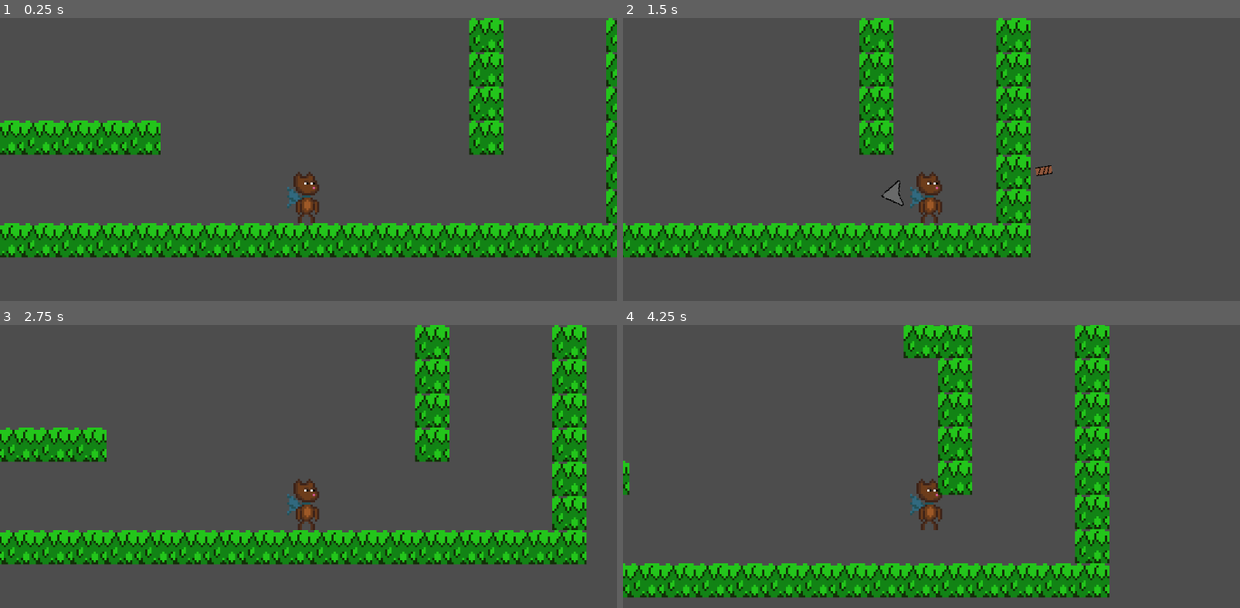
Above: before the commit, frames 1-4 (two rows, left to right).
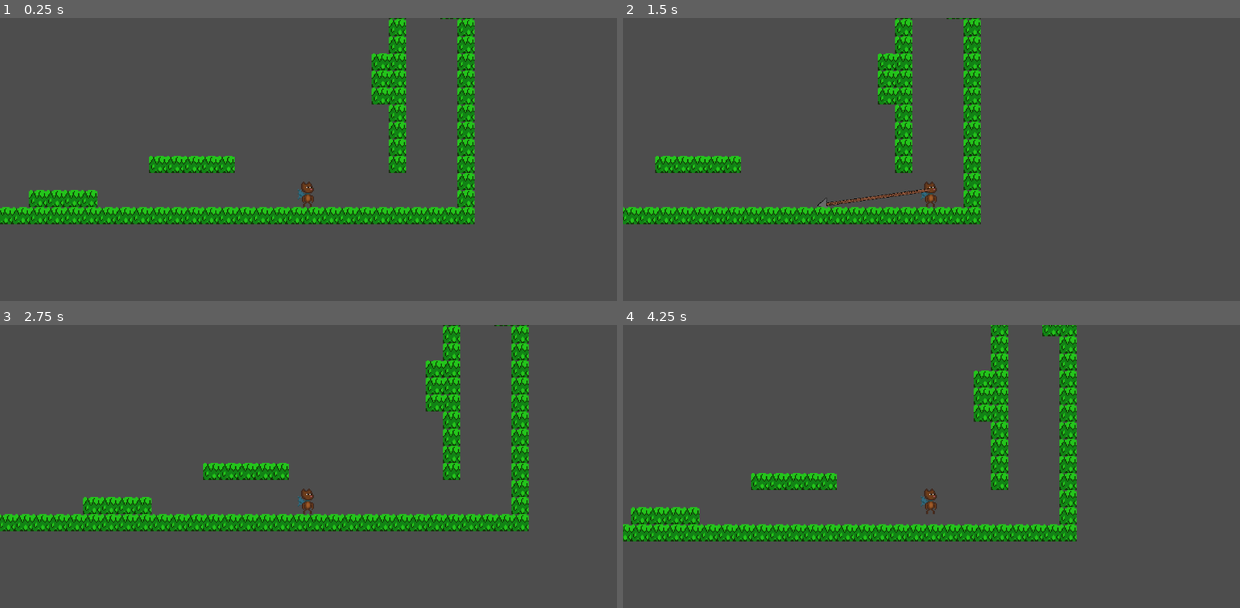
Above: after the commit, the same moments.

Repository: MichaelPherry/CapedSquirrel
Game: Godot game, scene res://scenes/testWorld.tscn
The game is run twice, just before and just after one commit, with the same random seed, the same clock (stepped at 60 frames per second) and the same inputs.
Inputs (mouse positions are in pixels of both pictures, inside the frame that each line leads up to):
- Up to frame 1 (0.25 s): no input
- Up to frame 2 (1.5 s): tap Enter (ui_accept) at 0.5, 0.77 s; move the mouse to (1067, 173) at 0.52 s; hold Right (ui_right) 0.53-1.25 s; tap Shift (shift_key) at 0.6 s; click (1067, 173) at 0.67 s; drag from (808, 207) to (900, 261) at 1.27 s
- Up to frame 3 (2.75 s): move the mouse to (370, 421) at 2.02 s; hold Left (ui_left) from 2.03 s (still down); tap Shift (shift_key) at 2.1 s
- Up to frame 4 (4.25 s): release Left (ui_left) at 2.75 s; drag from (900, 568) to (746, 446) at 2.77 s; move the mouse to (1116, 551) at 3.52 s; hold Right (ui_right) from 3.53 s (still down); tap Shift (shift_key) at 3.6 s; tap Enter (ui_accept) at 3.77 s

The runs differ from the first frame. In frame 1, 28% of the frame differs, in the area x 0-100%, y 0-85%; in frame 2, 23%; in frame 3, 29%, in the area x 0-96%, y 0-85%; in frame 4, 28%.

Commit message:
Grapple works and looks good letsss gooooooooo

Diff:
--- a/project.godot
+++ b/project.godot
@@ -17,7 +17,7 @@
 
 [autoload]
 
-Global="*res://scripts/global.gd"
+Global="*res://scripts/Global.gd"
 PlayerData="*res://scripts/player scripts/player_data.gd"
 
 [editor]
--- a/scenes/grapple.tscn
+++ b/scenes/grapple.tscn
@@ -6,16 +6,15 @@
 
 [sub_resource type="CapsuleShape2D" id="CapsuleShape2D_22swq"]
 radius = 2.0
-height = 4.0
+height = 8.0
 
 [node name="grapple" type="Node2D"]
 script = ExtResource("1_m8o7x")
 
 [node name="Links" type="Sprite2D" parent="."]
 texture_repeat = 2
-scale = Vector2(0.4, 0.4)
+scale = Vector2(0.3, 0.3)
 texture = ExtResource("2_xdejg")
-offset = Vector2(0, 185)
 region_enabled = true
 region_rect = Rect2(0, 0, 16, 360)
 
@@ -29,4 +28,5 @@
 texture = ExtResource("2_t5vca")
 
 [node name="CollisionShape2D" type="CollisionShape2D" parent="Tip"]
+position = Vector2(0, 1)
 shape = SubResource("CapsuleShape2D_22swq")
--- a/scenes/testWorld.tscn
+++ b/scenes/testWorld.tscn
@@ -31,7 +31,7 @@
 
 [node name="Camera2D" type="Camera2D" parent="Player"]
 position = Vector2(2, 1)
-zoom = Vector2(4, 4)
+zoom = Vector2(2, 2)
 
 [node name="TileMap" type="TileMap" parent="."]
 tile_set = SubResource("TileSet_g3ok3")
--- a/scripts/grapple.gd
+++ b/scripts/grapple.gd
@@ -1,11 +1,12 @@
 extends Node2D
 
 @onready var links = $Links
+@onready var tip = $Tip
 
 var direction := Vector2(0,0)	# The direction in which the chain was shot
-var tip := Vector2(0,0)			# The global position the tip should be in
+#var tip := Vector2(0,0)			# The global position the tip should be in
 
-var speed : int = 50
+var speed : int = 700
 var flying = false
 
 var player_pos
@@ -32,14 +33,15 @@
 
 	var tip_loc = to_local(Global.hook_pos)
 	links.rotation = self.position.angle_to_point(tip_loc) - deg_to_rad(270)
-	$Tip.rotation = self.position.angle_to_point(tip_loc) - deg_to_rad(270)
+	tip.rotation = self.position.angle_to_point(tip_loc) - deg_to_rad(270)
+	links.offset.y = tip_loc.length() / (2 * links.scale.y)
 	links.position = tip_loc
-	links.region_rect.size.y = tip_loc.length()
+	links.region_rect.size.y = tip_loc.length() / links.scale.y
 
 func _physics_process(delta):
-	$Tip.global_position = Global.hook_pos
+	tip.global_position = Global.hook_pos
 	if flying:
-		if $Tip.move_and_collide(direction):
+		if tip.move_and_collide(direction):
 			Global.is_hooked = true
 			flying = false
-	Global.hook_pos = $Tip.global_position
+	Global.hook_pos = tip.global_position
--- a/scripts/player scripts/player.gd
+++ b/scripts/player scripts/player.gd
@@ -34,7 +34,6 @@
 
 
 func _physics_process(delta):
-
 	state_machine.physics_step(delta)
 
 
Not shown, added: scenes/tes457B.tmp
Not shown, added: scenes/tesA411.tmp
Not shown, added: scripts/gra458B.tmp
